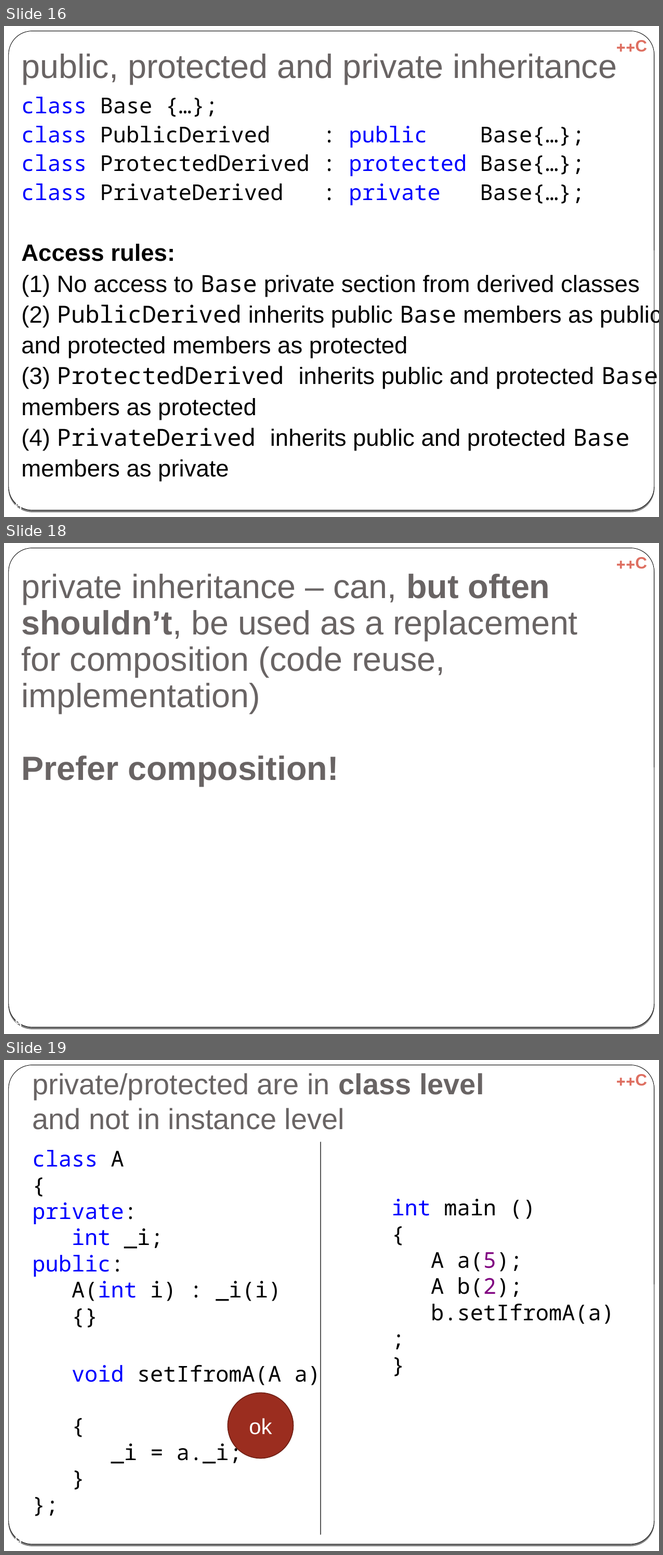
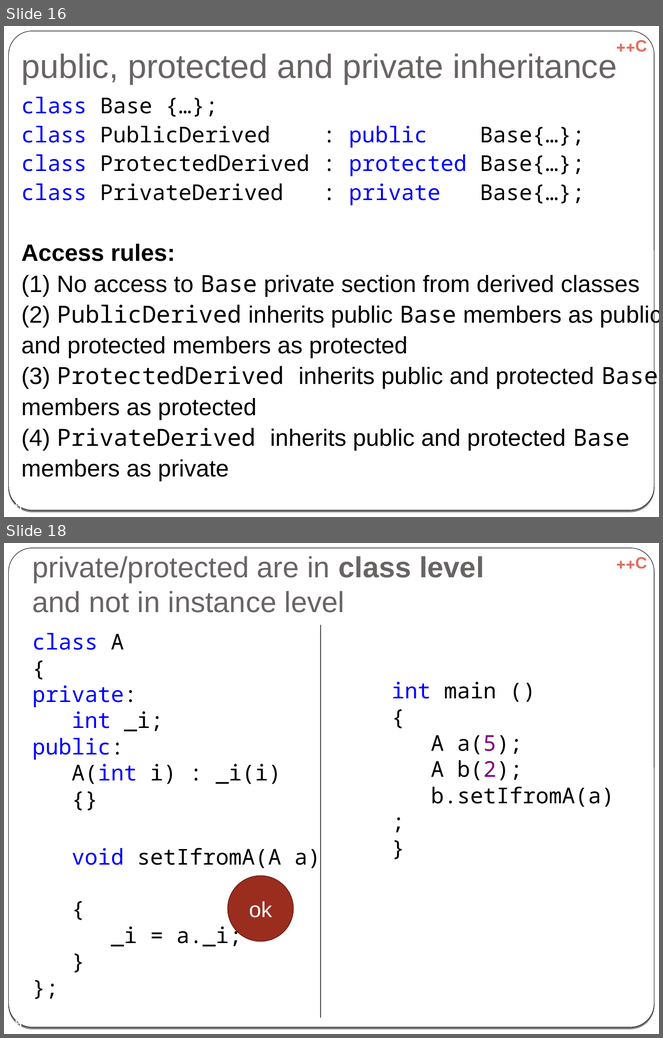
Before and after one commit to cpp-at-ariel/cpp-5778, a slide deck: week06-inheritance/slides-inheritance.odp. Shown one above the other, each under a label of ours: slides 16, 18 and 19 before the commit, slides 16 and 18 after it; the slides between them are not shown. The pictures are 663x1555 and 663x1038 pixels, drawn with LibreOffice and Linux fonts; fonts in the diff are those of the drawing. Boxes give left, top, right and bottom in pixels: in the first picture for what was removed or moved away, otherwise in the second. Text is boxed around its words. In the diff, an @@ line names an element or a change of style, - is before the commit and + after.

```diff
--- a/week06-inheritance/slides-inheritance.odp
+++ b/week06-inheritance/slides-inheritance.odp
@@ slide 18 removed at (x1=4, y1=543, x2=659, y2=1034), background gradient #000000 to #FFFFFF; not listed: 3 template elements that a slide beside it also shows @@
@@ title removed at (x1=21, y1=574, x2=578, y2=786) @@
-private inheritance – can, but often shouldn’t, be used as a replacement for composition (code reuse, implementation)
-Prefer composition!
@@ page number removed at (x1=8, y1=1018, x2=22, y2=1027) @@
-18
@@ what was slide 19 is now slide 18 @@
@@ page number at (x1=8, y1=1018, x2=22, y2=1027): text changed @@
-19
+18
```
Also in this commit, not shown: 1 slide added, 1 other slide removed, 17 other files.
